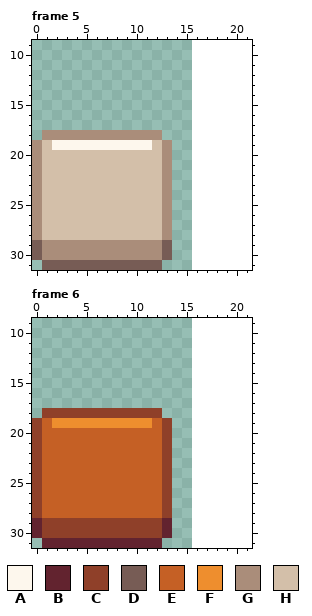
One commit to this pixel-art file: images/quq.aseprite. Above: the version before the commit.
16x32 pixels, 14 frames. Shown: frame 5: x 0..21, y 9..31; frame 6: x 0..21, y 9..31. The old version is drawn lined up with the new one, on the new canvas.
Palette (. is transparent): A #fdf7ed  B #62232f  C #8f4029  D #775c55  E #c56025  F #ee8e2e  G #aa8d7a  H #d3bfa9
Pixels before, frame 5, first column x 0:
18 .GGGGGGGGGGGG.
19 GHAAAAAAAAAAHG
20 GHHHHHHHHHHHHG
21 GHHHHHHHHHHHHG
22 GHHHHHHHHHHHHG
23 GHHHHHHHHHHHHG
24 GHHHHHHHHHHHHG
25 GHHHHHHHHHHHHG
26 GHHHHHHHHHHHHG
27 GHHHHHHHHHHHHG
28 GHHHHHHHHHHHHG
29 DGGGGGGGGGGGGD
30 DGGGGGGGGGGGGD
31 .DDDDDDDDDDDD.
Pixels before, frame 6, first column x 0:
18 .CCCCCCCCCCCC.
19 CEFFFFFFFFFFEC
20 CEEEEEEEEEEEEC
21 CEEEEEEEEEEEEC
22 CEEEEEEEEEEEEC
23 CEEEEEEEEEEEEC
24 CEEEEEEEEEEEEC
25 CEEEEEEEEEEEEC
26 CEEEEEEEEEEEEC
27 CEEEEEEEEEEEEC
28 CEEEEEEEEEEEEC
29 BCCCCCCCCCCCCB
30 BCCCCCCCCCCCCB
31 .BBBBBBBBBBBB.
After:
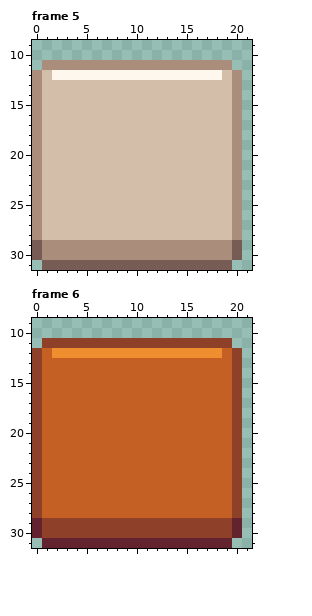
The edit:
canvas 16x32 -> 32x32
Changed rows in their new state; - is an unchanged pixel.
Frame 5:
first column x 0:
11 -GGGGGGGGGGGGGGGGGGG-
12 GHAAAAAAAAAAAAAAAAAHG
13 GHHHHHHHHHHHHHHHHHHHG
14 GHHHHHHHHHHHHHHHHHHHG
15 GHHHHHHHHHHHHHHHHHHHG
16 GHHHHHHHHHHHHHHHHHHHG
17 GHHHHHHHHHHHHHHHHHHHG
18 GHHHHHHHHHHHHHHHHHHHG
19 --HHHHHHHHHH-HHHHHHHG
20 -------------HHHHHHHG
21 -------------HHHHHHHG
22 -------------HHHHHHHG
23 -------------HHHHHHHG
24 -------------HHHHHHHG
25 -------------HHHHHHHG
26 -------------HHHHHHHG
27 -------------HHHHHHHG
28 -------------HHHHHHHG
29 -------------GGGGGGGD
30 -------------GGGGGGGD
31 -------------DDDDDDD-
Frame 6:
first column x 0:
11 -CCCCCCCCCCCCCCCCCCC-
12 CEFFFFFFFFFFFFFFFFFEC
13 CEEEEEEEEEEEEEEEEEEEC
14 CEEEEEEEEEEEEEEEEEEEC
15 CEEEEEEEEEEEEEEEEEEEC
16 CEEEEEEEEEEEEEEEEEEEC
17 CEEEEEEEEEEEEEEEEEEEC
18 CEEEEEEEEEEEEEEEEEEEC
19 --EEEEEEEEEE-EEEEEEEC
20 -------------EEEEEEEC
21 -------------EEEEEEEC
22 -------------EEEEEEEC
23 -------------EEEEEEEC
24 -------------EEEEEEEC
25 -------------EEEEEEEC
26 -------------EEEEEEEC
27 -------------EEEEEEEC
28 -------------EEEEEEEC
29 -------------CCCCCCCB
30 -------------CCCCCCCB
31 -------------BBBBBBB-
